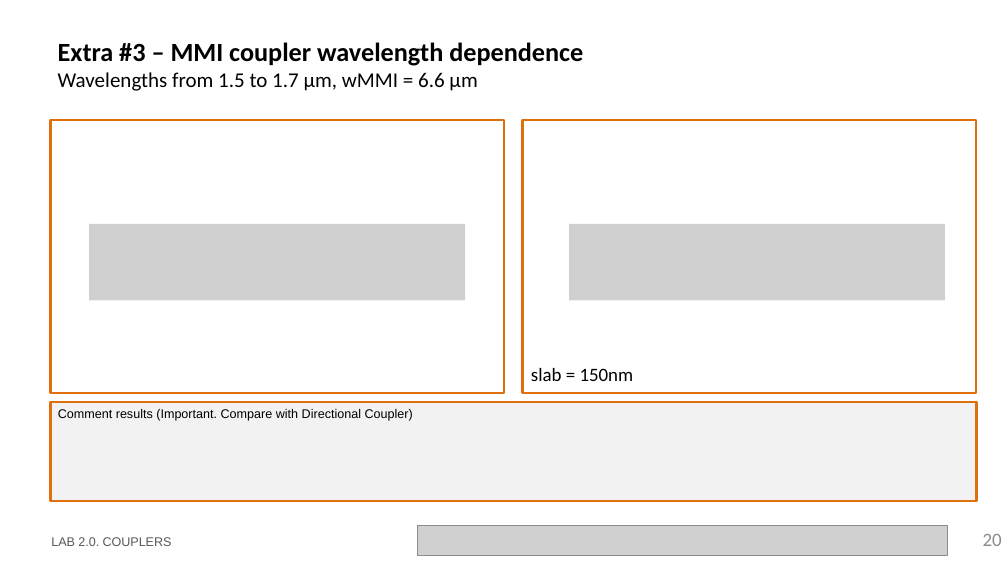
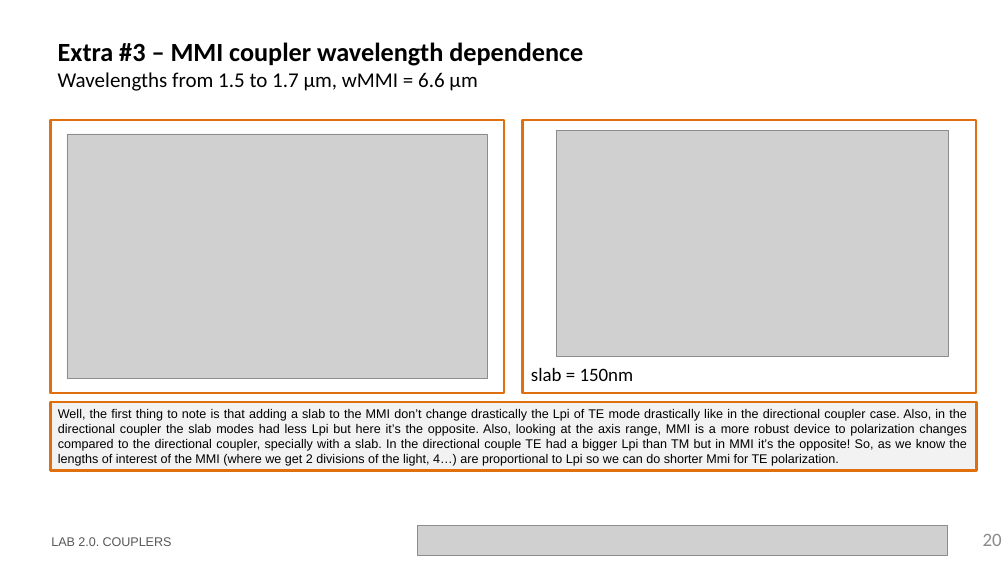
Before and after one commit to DBAEASE/pic-upv-lab2, a slide deck: slide 20 of LabBook_20.pptx. Drawn at 1008x567 pixels with LibreOffice and Linux fonts; fonts in the diff are those of the drawing; grey boxes stand for pictures; background and template pictures are left out. Boxes give left, top, right and bottom in pixels: in the first picture for what was removed or moved away, otherwise in the second. Text is boxed around its words. In the diff, an @@ line names an element or a change of style, - is before the commit and + after.

Commit message:
Added extra exercises

```diff
--- a/LabBook_20.pptx
+++ b/LabBook_20.pptx
@@ picture added at (67,134,488,379) @@
@@ picture added at (557,131,948,357) @@
@@ picture removed at (89,224,465,300) @@
@@ picture removed at (569,224,945,300) @@
@@ rectangle "Well, the first thing to ...": place and size @@
-rectangle "Well, the first thing to ..." at (51,402,977,501)
+rectangle "Well, the first thing to ..." at (51,402,977,471)
@@ text in rectangle at (58,409,967,466): text changed @@
-Comment results (Important. Compare with Directional Coupler)
+Well, the first thing to note is that adding a slab to the MMI don’t change drastically the Lpi of TE mode drastically like in the directional coupler case. Also, in the directional coupler the slab modes had less Lpi but here it’s the opposite. Also, looking at the axis range, MMI is a more robust device to polarization changes compared to the directional coupler, specially with a slab. In the directional couple TE had a bigger Lpi than TM but in MMI it’s the opposite! So, as we know the lengths of interest of the MMI (where we get 2 divisions of the light, 4…) are proportional to Lpi so we can do shorter Mmi for TE polarization.
```
Also in this commit, not shown: 3 other slides changed, 1 other file.
